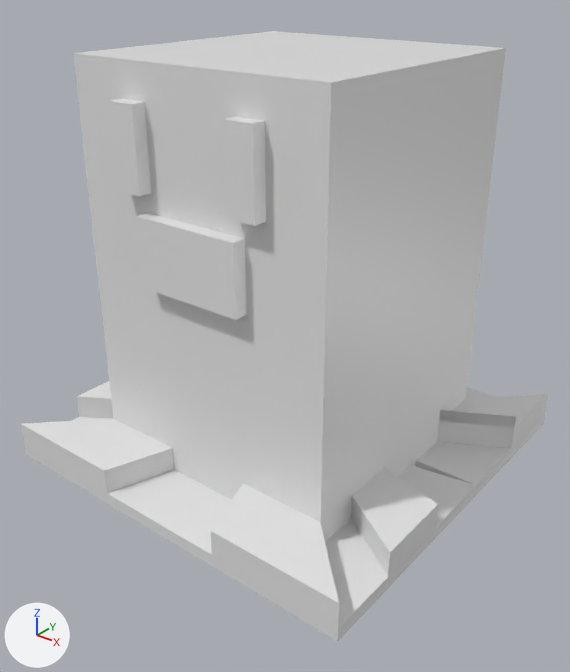
Renders of the Blender file 050-wiglett.blend from each side of a commit.
Camera for both pictures: a 50 mm lens placed at (3.35, -4.3, 2.08), pointed at (0.09, -0.21, -0.45). Arrows for +X, +Y and +Z are at lower left; the lights stay in place.

In view in the first picture: 'Wiglett'.
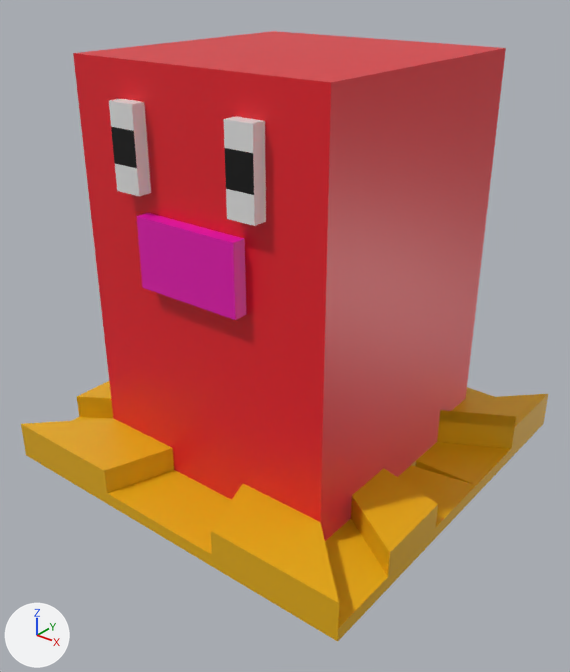
Location of each change, [x1, y1, x2, y2] in pixels of the pictures (570 x 672 px):
part 1 of me_wiglett_body, recoloured (white to red)
    both: [73, 31, 506, 541]
part 2 of me_wiglett_body, recoloured
    both: [21, 381, 548, 642]
part 3 of me_wiglett_body, recoloured (white to pink)
    both: [137, 213, 246, 320]
part 4 of me_wiglett_body, recoloured (white to black)
    both: [111, 127, 254, 195]

The change in detail:
Material 'Body 1' (mat_body_1) is new.
Its base color is (0.8, 0.0124, 0.0233) (red #e71d2a).
Its roughness is 0.4.
Material 'Eye 2' (mat_eye_2) is new.
Its base color is (0.0, 0.0, 0.0) (black #000000).
Material 'Body 2' (mat_body_2) is new.
Its base color is (0.8, 0.0, 0.446) (pink #e700b2).
Material 'Environment' (mat_environment) is new.
Its base color is (0.8, 0.432, 0.00277) (yellow #e7b009).
Material 'Eye 1' (mat_eye_1) is new.
Its base color is (0.8, 0.8, 0.8) (white #e7e7e7).
me_wiglett_body has 947 vertices, 854 faces and spans x -1.5..0.0, y -1.5..1.5, z -1.5..1.5.
me_wiglett_body is used by ob_wiglett; location (0.0, 0.0, 0.0).
me_wiglett_body part 1: 759 of the faces centred in x -1.0..-0.17, y -1.1..1.0, z -1.48..1.5 switch from mat_material (white #e7e7e7) to mat_body_1 (red #e71d2a).
me_wiglett_body part 2: 59 of the faces centred in x -1.5..0.0, y -1.5..1.5, z -1.5..-1.15 switch from mat_material (white #e7e7e7) to mat_environment (yellow #e7b009).
me_wiglett_body part 3: 28 of the faces centred in x -0.41..-0.21, y -1.1..-1.05, z 0.08..0.57 switch from mat_material (white #e7e7e7) to mat_body_2 (pink #e700b2).
me_wiglett_body part 4: all 2 faces centred in x -0.51..-0.44, y -1.1, z 0.96..1.04 switch from mat_material (white #e7e7e7) to mat_eye_2 (black #000000).
me_wiglett_body now uses material mat_eye_1 (white #e7e7e7).
